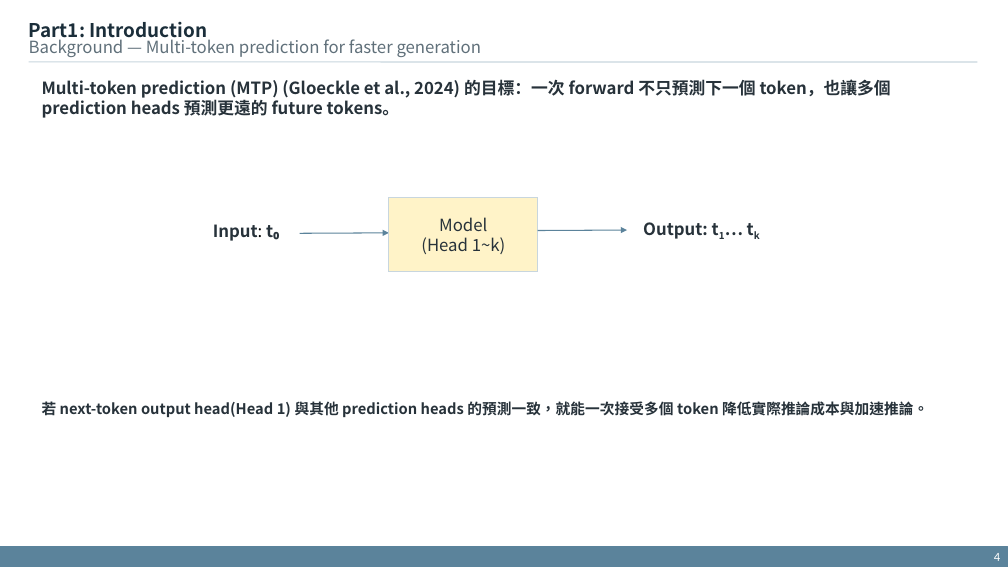
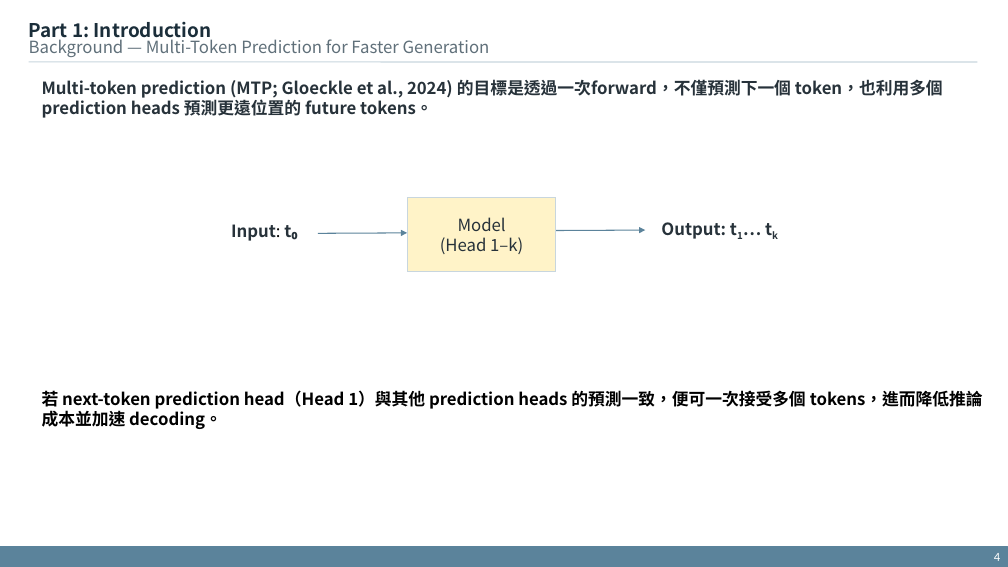
Before and after one commit to xdfg12456/llama-mtp, a slide deck: slide 4 of doc/mtp_with_consistency_method_v2.pptx. Drawn at 1008x567 pixels with LibreOffice and Linux fonts; fonts in the diff are those of the drawing. Boxes give left, top, right and bottom in pixels: in the first picture for what was removed or moved away, otherwise in the second. Text is boxed around its words. In the diff, an @@ line names an element or a change of style, - is before the commit and + after.

```diff
--- a/doc/mtp_with_consistency_method_v2.pptx
+++ b/doc/mtp_with_consistency_method_v2.pptx
@@ text at (29,21,212,42): spaces changed @@
-Part1: Introduction
+Part 1: Introduction
@@ text at (29,36,490,57): text changed @@
-Background — Multi-token prediction for faster generation
+Background — Multi-Token Prediction for Faster Generation
@@ text at (42,79,943,118): text changed @@
-Multi-token prediction (MTP) (Gloeckle et al., 2024) 的目標：一次 forward 不只預測下一個 token，也讓多個 prediction heads 預測更遠的 future tokens。
+Multi-token prediction (MTP; Gloeckle et al., 2024) 的目標是透過一次forward，不僅預測下一個 token，也利用多個 prediction heads 預測更遠位置的 future tokens。
@@ text in rectangle at (440,237,523,254): text changed @@
-(Head 1~k)
+(Head 1–k)
@@ 2 texts, 2 arrows, 1 rectangle: place and size @@
-2 texts, 2 arrows, 1 rectangle at (213,197,708,271)
+2 texts, 2 arrows, 1 rectangle at (231,197,726,271)
@@ text at (42,390,983,429): text changed; size 14 to 16 pt; text colour #27323A to #000000 @@
-若 next-token output head(Head 1) 與其他 prediction heads 的預測一致，就能一次接受多個 token 降低實際推論成本與加速推論。
+若 next-token prediction head（Head 1）與其他 prediction heads 的預測一致，便可一次接受多個 tokens，進而降低推論成本並加速 decoding。
```
Also in this commit, not shown: 23 other slides changed.
